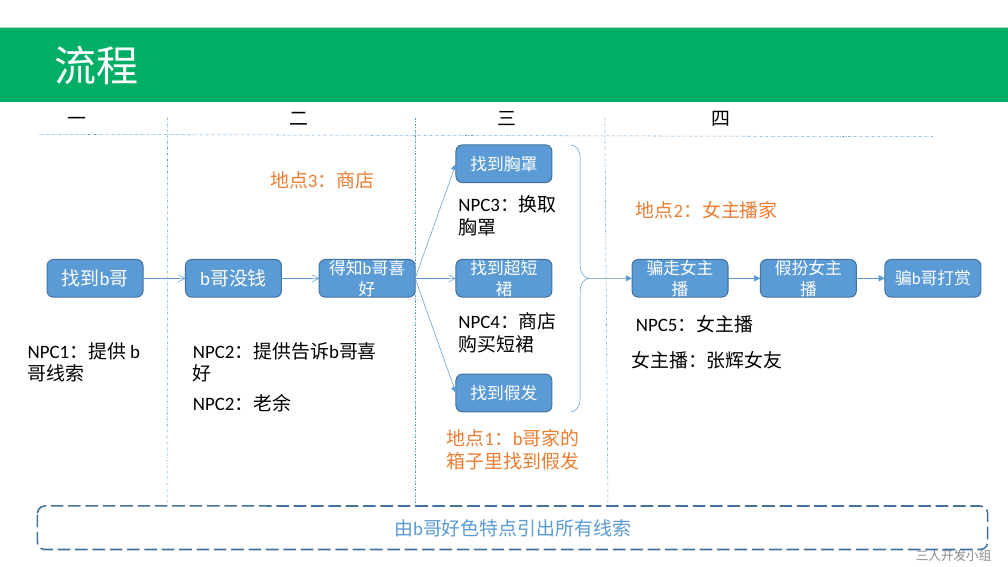
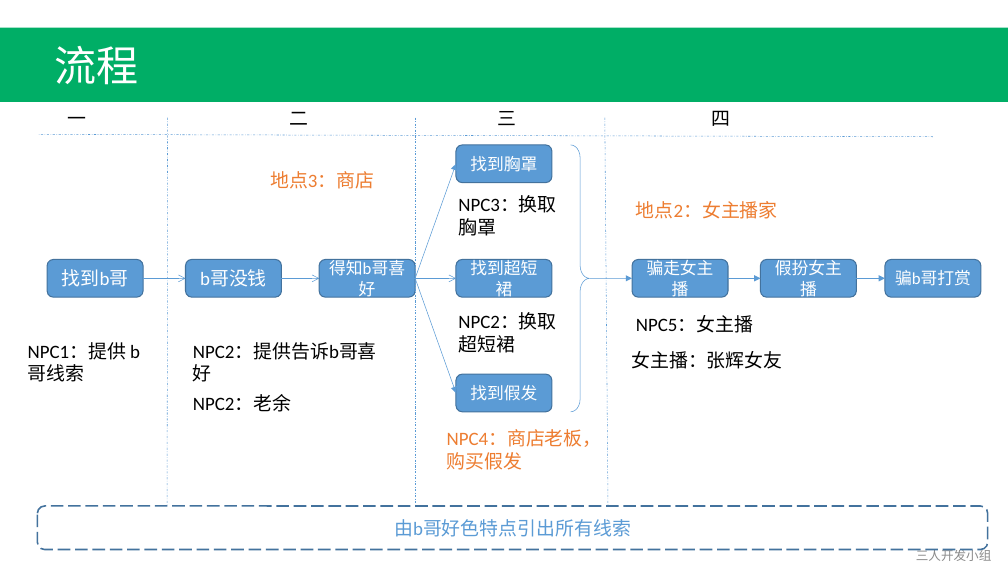
Before and after one commit to Fordebt/Give-me-my-money, a slide deck: slide 3 of 关卡2-李硕.pptx. Drawn at 1008x567 pixels with LibreOffice and Linux fonts; fonts in the diff are those of the drawing. Boxes give left, top, right and bottom in pixels: in the first picture for what was removed or moved away, otherwise in the second. Text is boxed around its words. In the diff, an @@ line names an element or a change of style, - is before the commit and + after.

```diff
--- a/关卡2-李硕.pptx
+++ b/关卡2-李硕.pptx
@@ text at [458,312,556,353]: text changed @@
-NPC4：商店购买短裙
+NPC2：换取超短裙
@@ text at [447,429,602,470]: text changed @@
-地点1：b哥家的箱子里找到假发
+NPC4：商店老板，购买假发
```
Also in this commit, not shown: 3 other slides changed, 9 other files.
